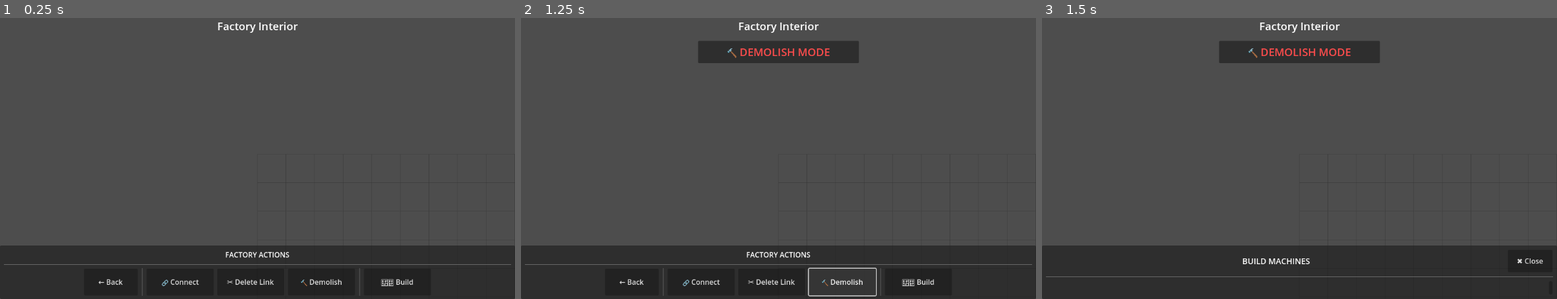
Above: before the commit, frames 1-3 (left to right).
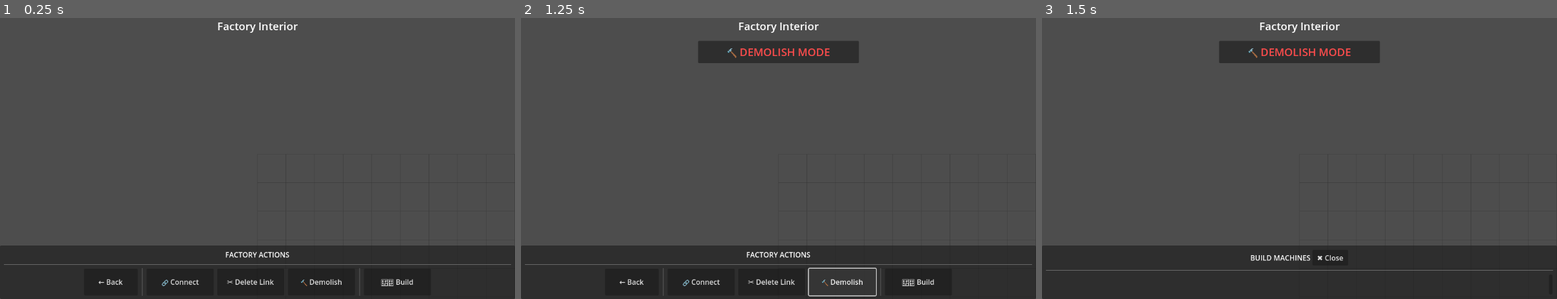
Above: after the commit, the same moments.

Repository: GergelyKrista/butykos
Game: Godot game, scene res://scenes/factory_interior/factory_interior.tscn
The game is run twice, just before and just after one commit, with the same random seed, the same clock (stepped at 60 frames per second) and the same inputs. This scene is started directly instead of the project's main scene.
Inputs:
- Up to frame 1 (0.25 s): no input
- Up to frame 2 (1.25 s): click "🔨 Demolish" at 0.5 s
- Up to frame 3 (1.5 s): click "🏗️ Build" at 1.25 s

Frames 1-2 are identical in both runs. In frame 3, 0.8% of the frame differs, in the area x 0-100%, y 84-93%.

Commit message:
Optimize machine build menu layout for better space usage
- Remove expand flag from title label (was taking too much space)
- Center header elements with alignment = 1
- Reduce header font size (18 → 16) and button size (100x50 → 80x35)
- Machine buttons area now gets maximum available space
- More compact header = more room for machine selection buttons

scenes/factory_interior/factory_interior.tscn:143-156

Diff:
--- a/scenes/factory_interior/factory_interior.tscn
+++ b/scenes/factory_interior/factory_interior.tscn
@@ -142,17 +142,17 @@
 
 [node name="HeaderHBox" type="HBoxContainer" parent="UI/BottomBar/MarginContainer/VBoxContainer/MachinesView"]
 layout_mode = 2
+alignment = 1
 
 [node name="Title" type="Label" parent="UI/BottomBar/MarginContainer/VBoxContainer/MachinesView/HeaderHBox"]
 layout_mode = 2
-size_flags_horizontal = 3
-theme_override_font_sizes/font_size = 18
+theme_override_font_sizes/font_size = 16
 text = "BUILD MACHINES"
 horizontal_alignment = 1
 
 [node name="CloseButton" type="Button" parent="UI/BottomBar/MarginContainer/VBoxContainer/MachinesView/HeaderHBox"]
 layout_mode = 2
-custom_minimum_size = Vector2(100, 50)
+custom_minimum_size = Vector2(80, 35)
 text = "✖ Close"
 
 [node name="HSeparator" type="HSeparator" parent="UI/BottomBar/MarginContainer/VBoxContainer/MachinesView"]
